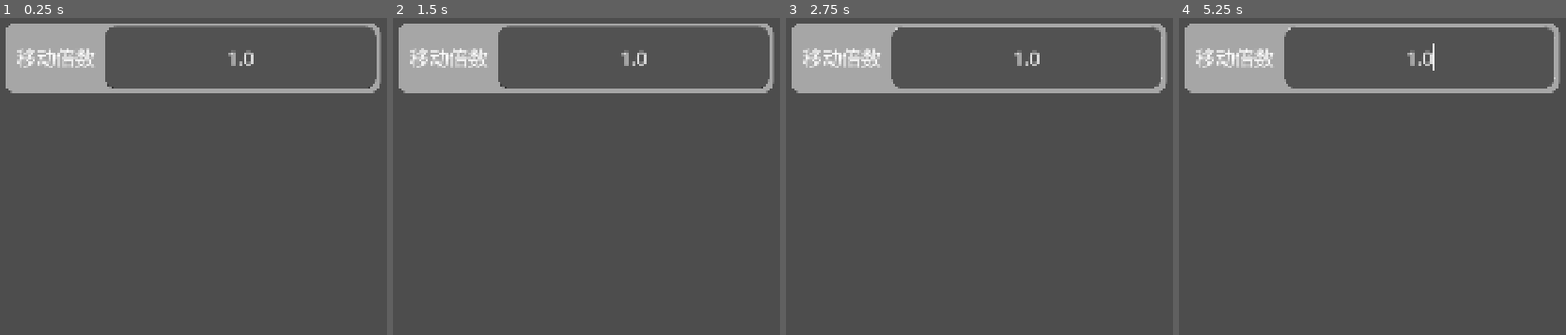
Above: before the commit, frames 1-4 (left to right).
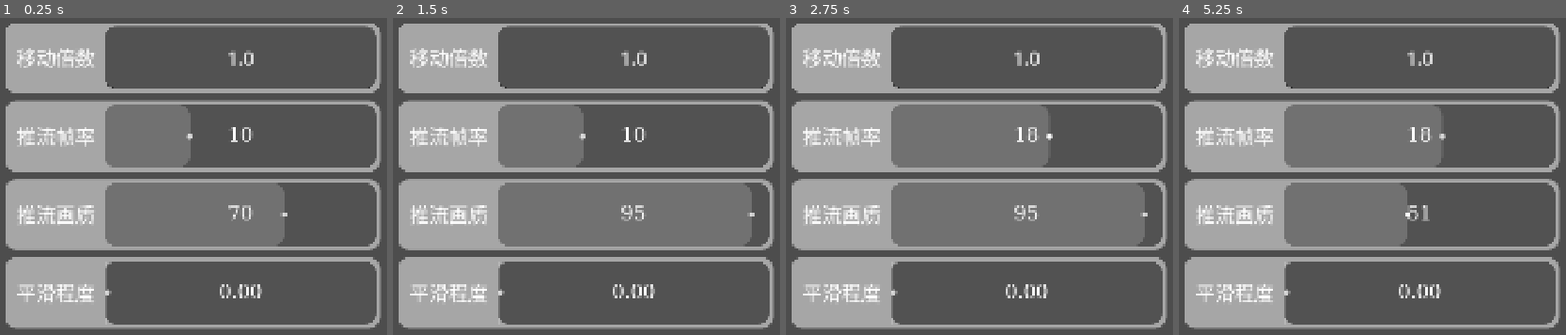
Above: after the commit, the same moments.

Repository: CantanTam/blecaco_phone
Game: Godot game, scene res://scenes/addon_set.tscn
Same seed, same stepped clock (60 frames per second), same inputs: the game is played once before the commit and once after it. This scene is started directly instead of the project's main scene.
Inputs (mouse positions are in pixels of both pictures, inside the frame that each line leads up to):
- Up to frame 1 (0.25 s): no input
- Up to frame 2 (1.5 s): tap Enter at 0.5, 0.6 s; move the mouse to (749, 192) at 0.52 s; hold Up 0.53-1.25 s; click (749, 192) at 0.67 s; tap Space at 0.77, 1.25 s; drag from (435, 236) to (547, 300) at 1.27 s
- Up to frame 3 (2.75 s): tap Enter at 2 s; move the mouse to (1053, 122) at 2.02 s; hold Up from 2.03 s (still down); tap Tab at 2.1 s; click (1053, 122) at 2.17 s
- Up to frame 4 (5.25 s): release Up at 2.75 s; tap Space at 2.75, 3.77, 4.25 s; drag from (1333, 300) to (outside the picture) at 2.77 s; tap Enter at 3.5, 5.1 s; move the mouse to (outside the picture) at 3.52 s; hold Down 3.53-4.25 s; tap Keypad Enter at 3.6 s; click (outside the picture) at 3.67 s; drag from (outside the picture) to (1260, 109) at 4.27 s; move the mouse to (1407, 214) at 5.02 s; hold Down from 5.03 s (still down); click (1407, 214) at 5.17 s

The runs differ from the first frame. In frame 1, 38% of the frame differs, in the area x 1-99%, y 25-99%; in frame 2, 42%; in frame 3, 46%, in the area x 1-99%, y 2-99%; in frame 4, 40%.

Commit message:
add slider rows for the stream fps, quality and smoothness
addon_property.py declares three values worth reaching from the phone, so
addon_set.tscn grows a row for each: 推流帧率 (1..30), 推流画质 (10..100)
and 平滑程度 (0.0..1.0). They reuse the MoveSpeedRow shape, ItemBg included,
but the value area is an HSlider instead of a SpinBox, dressed to look like
the same box: the slider stylebox carries ValueBgColor and ValueBgRadius,
and its content margins are set from the row height so the track fills the
box, with a ValueText label centred on top showing the number.

Every row description lives in one constant, SLIDER_ROWS, next to the style
constants at the top of addon_set.gd: Options key, the setting name to send
(the property name in addon_property.py), range, step and decimals. Adding a
row is one entry there plus a scene row with the same shape.

ItemPadding (20) is a new unified variable, applied as the SettingsList
separation. Dragging a slider writes the value to Options and sends it to
Blender; fps and quality are sent as ints because the addon declares them
IntProperty.

Note: setting.py only handles name == "record" today, so Blender still
ignores these three names until a handler is added there.

Also fixes a missing comma I left in options.gd when adding the three
Options keys, which broke the whole DEFAULTS dictionary.

Diff:
--- a/scenes/addon_set.tscn
+++ b/scenes/addon_set.tscn
@@ -73,6 +73,31 @@
 content_margin_right = 10.0
 content_margin_bottom = 10.0
 bg_color = Color(1, 1, 1, 0.5)
+corner_radius_top_left = 30
+corner_radius_top_right = 30
+corner_radius_bottom_right = 30
+corner_radius_bottom_left = 30
+corner_detail = 20
+
+; 滑条样式。默认值同样是「脚本没跑之前的兜底」，
+; 真正的值由 scripts/addon_set.gd 的统一样式变量写入。
+; ⚠️ slider 的 content_margin_top/bottom 决定轨道厚度：
+;    一个 StyleBoxFlat 的最小高度 = content_margin_top + content_margin_bottom，
+;    所以 80 + 80 让轨道正好撑满数值框（行高 180 - 上下各 10 的 ValuePadding = 160）。
+[sub_resource type="StyleBoxFlat" id="StyleBoxFlat_slider"]
+content_margin_top = 80.0
+content_margin_bottom = 80.0
+bg_color = Color(0.1, 0.1, 0.1, 0.6)
+corner_radius_top_left = 30
+corner_radius_top_right = 30
+corner_radius_bottom_right = 30
+corner_radius_bottom_left = 30
+corner_detail = 20
+
+[sub_resource type="StyleBoxFlat" id="StyleBoxFlat_slider_fill"]
+content_margin_top = 80.0
+content_margin_bottom = 80.0
+bg_color = Color(1, 1, 1, 0.18)
 corner_radius_top_left = 30
 corner_radius_top_right = 30
 corner_radius_bottom_right = 30
@@ -142,3 +167,145 @@
 min_value = 0.01
 value = 1.01
 alignment = 1
+
+[node name="StreamFpsRow" type="HBoxContainer" parent="SetScrollPage/SettingsList"]
+custom_minimum_size = Vector2(0, 180)
+layout_mode = 2
+
+[node name="ItemBg" type="PanelContainer" parent="SetScrollPage/SettingsList/StreamFpsRow"]
+layout_mode = 2
+size_flags_horizontal = 3
+theme_override_styles/panel = SubResource("StyleBoxFlat_itembg")
+
+[node name="RowContent" type="HBoxContainer" parent="SetScrollPage/SettingsList/StreamFpsRow/ItemBg"]
+layout_mode = 2
+size_flags_horizontal = 3
+theme_override_constants/separation = 25
+
+[node name="StreamFpsLabel" type="Label" parent="SetScrollPage/SettingsList/StreamFpsRow/ItemBg/RowContent"]
+custom_minimum_size = Vector2(220, 80)
+layout_mode = 2
+theme_override_fonts/font = SubResource("SystemFont_1n66d")
+theme_override_font_sizes/font_size = 50
+text = "推流帧率"
+horizontal_alignment = 2
+vertical_alignment = 1
+
+[node name="StreamFpsSlider" type="HSlider" parent="SetScrollPage/SettingsList/StreamFpsRow/ItemBg/RowContent"]
+layout_mode = 2
+size_flags_horizontal = 3
+theme_override_styles/slider = SubResource("StyleBoxFlat_slider")
+theme_override_styles/grabber_area = SubResource("StyleBoxFlat_slider_fill")
+theme_override_styles/grabber_area_highlight = SubResource("StyleBoxFlat_slider_fill")
+min_value = 1.0
+max_value = 30.0
+step = 1.0
+value = 10.0
+
+[node name="ValueText" type="Label" parent="SetScrollPage/SettingsList/StreamFpsRow/ItemBg/RowContent/StreamFpsSlider"]
+layout_mode = 1
+anchors_preset = 15
+anchor_right = 1.0
+anchor_bottom = 1.0
+grow_horizontal = 2
+grow_vertical = 2
+mouse_filter = 2
+theme_override_fonts/font = SubResource("SystemFont_1n66d")
+theme_override_font_sizes/font_size = 50
+text = "10"
+horizontal_alignment = 1
+vertical_alignment = 1
+
+[node name="StreamQualityRow" type="HBoxContainer" parent="SetScrollPage/SettingsList"]
+custom_minimum_size = Vector2(0, 180)
+layout_mode = 2
+
+[node name="ItemBg" type="PanelContainer" parent="SetScrollPage/SettingsList/StreamQualityRow"]
+layout_mode = 2
+size_flags_horizontal = 3
+theme_override_styles/panel = SubResource("StyleBoxFlat_itembg")
+
+[node name="RowContent" type="HBoxContainer" parent="SetScrollPage/SettingsList/StreamQualityRow/ItemBg"]
+layout_mode = 2
+size_flags_horizontal = 3
+theme_override_constants/separation = 25
+
+[node name="StreamQualityLabel" type="Label" parent="SetScrollPage/SettingsList/StreamQualityRow/ItemBg/RowContent"]
+custom_minimum_size = Vector2(220, 80)
+layout_mode = 2
+theme_override_fonts/font = SubResource("SystemFont_1n66d")
+theme_override_font_sizes/font_size = 50
+text = "推流画质"
+horizontal_alignment = 2
+vertical_alignment = 1
+
+[node name="StreamQualitySlider" type="HSlider" parent="SetScrollPage/SettingsList/StreamQualityRow/ItemBg/RowContent"]
+layout_mode = 2
+size_flags_horizontal = 3
+theme_override_styles/slider = SubResource("StyleBoxFlat_slider")
+theme_override_styles/grabber_area = SubResource("StyleBoxFlat_slider_fill")
+theme_override_styles/grabber_area_highlight = SubResource("StyleBoxFlat_slider_fill")
+min_value = 10.0
+max_value = 100.0
+step = 1.0
+value = 70.0
+
+[node name="ValueText" type="Label" parent="SetScrollPage/SettingsList/StreamQualityRow/ItemBg/RowContent/StreamQualitySlider"]
+layout_mode = 1
+anchors_preset = 15
+anchor_right = 1.0
+anchor_bottom = 1.0
+grow_horizontal = 2
+grow_vertical = 2
+mouse_filter = 2
+theme_override_fonts/font = SubResource("SystemFont_1n66d")
+theme_override_font_sizes/font_size = 50
+text = "70"
+horizontal_alignment = 1
+vertical_alignment = 1
+
+[node name="StreamSmoothRow" type="HBoxContainer" parent="SetScrollPage/SettingsList"]
+custom_minimum_size = Vector2(0, 180)
+layout_mode = 2
+
+[node name="ItemBg" type="PanelContainer" parent="SetScrollPage/SettingsList/StreamSmoothRow"]
+layout_mode = 2
+size_flags_horizontal = 3
+theme_override_styles/panel = SubResource("StyleBoxFlat_itembg")
+
+[node name="RowContent" type="HBoxContainer" parent="SetScrollPage/SettingsList/StreamSmoothRow/ItemBg"]
+layout_mode = 2
+size_flags_horizontal = 3
+theme_override_constants/separation = 25
+
+[node name="StreamSmoothLabel" type="Label" parent="SetScrollPage/SettingsList/StreamSmoothRow/ItemBg/RowContent"]
+custom_minimum_size = Vector2(220, 80)
+layout_mode = 2
+theme_override_fonts/font = SubResource("SystemFont_1n66d")
+theme_override_font_sizes/font_size = 50
+text = "平滑程度"
+horizontal_alignment = 2
+vertical_alignment = 1
+
+[node name="StreamSmoothSlider" type="HSlider" parent="SetScrollPage/SettingsList/StreamSmoothRow/ItemBg/RowContent"]
+layout_mode = 2
+size_flags_horizontal = 3
+theme_override_styles/slider = SubResource("StyleBoxFlat_slider")
+theme_override_styles/grabber_area = SubResource("StyleBoxFlat_slider_fill")
+theme_override_styles/grabber_area_highlight = SubResource("StyleBoxFlat_slider_fill")
+max_value = 1.0
+step = 0.01
+
+[node name="ValueText" type="Label" parent="SetScrollPage/SettingsList/StreamSmoothRow/ItemBg/RowContent/StreamSmoothSlider"]
+layout_mode = 1
+anchors_preset = 15
+anchor_right = 1.0
+anchor_bottom = 1.0
+grow_horizontal = 2
+grow_vertical = 2
+mouse_filter = 2
+theme_override_fonts/font = SubResource("SystemFont_1n66d")
+theme_override_font_sizes/font_size = 50
+text = "0.00"
+horizontal_alignment = 1
+vertical_alignment = 1
--- a/scripts/addon_set.gd
+++ b/scripts/addon_set.gd
@@ -31,12 +31,66 @@
 ## 数值输入框与 ItemBg 之间的内边距（px）
 const VALUE_PADDING := 10
 
+## 行与行之间的间距（px）
+const ITEM_PADDING := 20
+
+## 滑条「已选中的前半段」的颜色。
+## 只是给个视觉提示，别太抢眼，免得盖住中间的数字。
+const SLIDER_FILL_COLOR := Color(1.0, 1.0, 1.0, 0.18)
+
 ## 行背景的节点名。SettingsList 下凡是叫这个名字的 PanelContainer
 ## 都会按上面的变量套样式。
 const ITEM_BG_NAME := "ItemBg"
 
+## 数值显示 Label 的节点名（挂在滑条节点里面，居中盖在滑条上）
+const VALUE_TEXT_NAME := "ValueText"
+
+# ============================================================
+# 用滑条输入的设置行
+#
+# 每条描述一行：Options 用的键、发给 Blender 的 setting 名、取值范围。
+# key 与 setting 一一对应，setting 就是 blecaco/addon_property.py 里的属性名：
+#     fps     → props.fps      推流帧率
+#     quality → props.quality  推流画质
+#     smooth  → props.smooth   平滑程度
+#
+# ⚠️ min/max/step 必须与 addon_property.py 里声明的范围保持一致。
+# 加新行：这里补一条 + 场景里照 StreamFpsRow 的结构摆好节点即可。
+# ============================================================
+const SLIDER_ROWS := [
+	{
+		"row": "StreamFpsRow",
+		"key": "blender/fps",
+		"setting": "fps",
+		"min": 1.0,
+		"max": 30.0,
+		"step": 1.0,
+		"decimals": 0,
+	},
+	{
+		"row": "StreamQualityRow",
+		"key": "blender/quality",
+		"setting": "quality",
+		"min": 10.0,
+		"max": 100.0,
+		"step": 1.0,
+		"decimals": 0,
+	},
+	{
+		"row": "StreamSmoothRow",
+		"key": "blender/smooth",
+		"setting": "smooth",
+		"min": 0.0,
+		"max": 1.0,
+		"step": 0.01,
+		"decimals": 2,
+	},
+]
+
 
 @onready var settings_list: VBoxContainer = $SetScrollPage/SettingsList
+# 路径：AddonSet → ContentHost → Setting → ModeContainer → Main → Connection
+@onready var connection: Node = get_node_or_null("../../../../Connection")
 @onready var move_speed_spin_box: SpinBox = (
 	$SetScrollPage/SettingsList/MoveSpeedRow/ItemBg/RowContent/SpeedInput
 )
@@ -45,6 +99,7 @@
 func _ready() -> void:
 	# 先套用统一样式，再填数据
 	_apply_settings_list_style()
+	_setup_slider_rows()
 
 	# 设置允许的数值范围
 	move_speed_spin_box.min_value = 0.01
@@ -76,7 +131,13 @@
 ## 把上面那些样式变量应用到 SettingsList 下的所有行。
 ##
 ## 用「遍历 + 判名字/判类型」而不是写死路径，以后加新行不用回来改这里。
+##
+## ⚠️ 滑条（HSlider）不在这里处理：它的轨道厚度要按行高算，
+##    所以放在 _setup_slider_rows() → _style_slider()，见那边的说明。
 func _apply_settings_list_style() -> void:
+	# 行与行之间的间距
+	settings_list.add_theme_constant_override("separation", ITEM_PADDING)
+
 	for node in settings_list.find_children("*", "", true, false):
 		if node.name == ITEM_BG_NAME and node is PanelContainer:
 			_style_item_bg(node as PanelContainer)
@@ -149,3 +210,132 @@
 	style.corner_radius_top_right = radius
 	style.corner_radius_bottom_right = radius
 	style.corner_radius_bottom_left = radius
+
+
+# ============================================================
+# 用滑条输入的设置行（推流帧率 / 推流画质 / 平滑程度）
+# ============================================================
+
+
+## 按 SLIDER_ROWS 表把每一行配置好：滑条范围、初始值、数值显示，
+## 以及拖动时「存进 Options + 发给 Blender」。
+##
+## 行的结构约定（与 MoveSpeedRow 一致，只是把 SpinBox 换成 HSlider）：
+##     XxxRow / ItemBg / RowContent / (XxxLabel + XxxSlider / ValueText)
+func _setup_slider_rows() -> void:
+	for spec in SLIDER_ROWS:
+		var row := settings_list.get_node_or_null(spec["row"]) as Control
+
+		if row == null:
+			push_warning("[AddonSet] SettingsList 里找不到 %s" % spec["row"])
+			continue
+
+		var sliders := row.find_children("*", "HSlider", true, false)
+
+		if sliders.is_empty():
+			push_warning("[AddonSet] %s 里没有 HSlider" % spec["row"])
+			continue
+
+		var slider := sliders[0] as HSlider
+
+		_style_slider(slider, _row_height(row))
+
+		# 范围与初始值：初始值取 Options（没有存档时就是 DEFAULTS 里的值）
+		slider.min_value = spec["min"]
+		slider.max_value = spec["max"]
+		slider.step = spec["step"]
+		slider.value = clampf(
+			Options.get_float(spec["key"]),
+			spec["min"],
+			spec["max"]
+		)
+
+		var value_text := slider.find_child(
+			VALUE_TEXT_NAME, true, false
+		) as Label
+
+		_update_value_text(value_text, slider.value, spec["decimals"])
+
+		slider.value_changed.connect(
+			_on_slider_changed.bind(spec, value_text)
+		)
+
+
+## 滑条外观：轨道就是「和移动倍数的数值框一样的深色圆角块」，
+## 前半段填一层淡白表示当前值。
+##
+## ⚠️ 轨道的厚度由 StyleBoxFlat 的最小高度决定
+##    （最小高度 = content_margin_top + content_margin_bottom），
+##    所以要让它撑满数值框，就得把「一半的高度」写进上下 content_margin。
+func _style_slider(slider: HSlider, row_height: float) -> void:
+	var box_height := maxf(row_height - VALUE_PADDING * 2.0, 1.0)
+	var half := box_height * 0.5
+
+	for style_name in ["slider", "grabber_area", "grabber_area_highlight"]:
+		var style := slider.get_theme_stylebox(style_name)
+
+		if not (style is StyleBoxFlat):
+			continue
+
+		var flat := style as StyleBoxFlat
+
+		flat.content_margin_top = half
+		flat.content_margin_bottom = half
+		_set_corner_radius(flat, VALUE_BG_RADIUS)
+
+		if style_name == "slider":
+			flat.bg_color = VALUE_BG_COLOR
+		else:
+			flat.bg_color = SLIDER_FILL_COLOR
+
+
+## 行高。约定：行容器（StreamFpsRow / MoveSpeedRow …）的
+## custom_minimum_size.y 就是行高。
+func _row_height(row: Control) -> float:
+	if row.custom_minimum_size.y > 0.0:
+		return row.custom_minimum_size.y
+
+	# 没设最小值时的兜底
+	return 180.0
+
+
+## 拖动滑条时：更新数字显示 → 存进 Options → 告诉 Blender。
+func _on_slider_changed(
+	value: float,
+	spec: Dictionary,
+	value_text: Label
+) -> void:
+	_update_value_text(value_text, value, spec["decimals"])
+
+	# 本机保存，下次打开还是这个值
+	Options.set_value(spec["key"], value)
+
+	# ⚠️ fps / quality 在 Blender 那边是 IntProperty，必须发整数，
+	#    发浮点会被拒绝赋值。
+	var payload: Variant = value
+
+	if spec["decimals"] == 0:
+		payload = int(round(value))
+
+	if connection == null:
+		push_warning(
+			"[AddonSet] 找不到 Connection，%s 没能发给 Blender"
+			% spec["setting"]
+		)
+		return
+
+	# setting 名 = blecaco/addon_property.py 里的属性名
+	connection.call("send_setting", spec["setting"], payload)
+
+
+func _update_value_text(label: Label, value: float, decimals: int) -> void:
+	if label == null:
+		return
+
+	if decimals <= 0:
+		label.text = str(int(round(value)))
+		return
+
+	# ⚠️ 用 "%.2f" 这种固定小数位，别用 String.num()：
+	#    后者不会补零（0 会显示成 "0.0" 而不是 "0.00"）。
+	label.text = ("%." + str(decimals) + "f") % value
--- a/scripts/options.gd
+++ b/scripts/options.gd
@@ -75,7 +75,20 @@
 	# ------------------------------------------------------------
 	"blur_mask/opacity": 0.7,   # 半透明程度 0.0~1.0（0=完全透出画面，1=完全被遮罩色盖住）
 	"blur_mask/radius": 50,    # 模糊半径，单位「屏幕像素」（0=不糊，越大越糊）
-	"blur_mask/ring_taps": 2     # 模糊采样圈数 1~4（越大越平滑也越费，手机建议 2）
+	"blur_mask/ring_taps": 2,    # 模糊采样圈数 1~4（越大越平滑也越费，手机建议 2）
+	# ------------------------------------------------------------
+	# 推流参数（addon_set.tscn 里三根滑条写入）
+	#
+	# 与 Blender 插件 blecaco/addon_property.py 里的属性一一同名：
+	#     fps     → props.fps      推流帧率   1 ~ 30
+	#     quality → props.quality  推流画质   10 ~ 100
+	#     smooth  → props.smooth   平滑程度   0.0 ~ 1.0
+	# 拖动滑条时同时做两件事：存进这里 + 用 setting 消息发给 Blender。
+	# ⚠️ 这边的范围要和 addon_property.py 里声明的保持一致。
+	# ------------------------------------------------------------
+	"blender/fps": 10.0,
+	"blender/quality": 70.0,
+	"blender/smooth": 0.0
 }
 
 # 运行期的实际取值（_load 时以 DEFAULTS 为底，再用存档覆盖）
@@ -195,15 +208,18 @@
 	for a_key in DEFAULTS.keys():
 		var parts: PackedStringArray = str(a_key).split("/", true, 1)
 
-		if parts.size() != 2:
-			push_warning("[Options] 非法 key（应为 section/name）：" + a_key)
-			continue
-
-		_values[a_key] = config.get_value(
-			parts[0],
-			parts[1],
-			DEFAULTS[a_key]
-		)
+		if parts.size() == 2:
+			_values[a_key] = config.get_value(
+				parts[0],
+				parts[1],
+				DEFAULTS[a_key]
+			)
+		else:
+			_values[a_key] = config.get_value(
+				"general",
+				str(a_key),
+				DEFAULTS[a_key]
+			)
 
 
 func save() -> void:
@@ -212,10 +228,10 @@
 	for a_key in _values.keys():
 		var parts: PackedStringArray = str(a_key).split("/", true, 1)
 
-		if parts.size() != 2:
-			continue
-
-		config.set_value(parts[0], parts[1], _values[a_key])
+		if parts.size() == 2:
+			config.set_value(parts[0], parts[1], _values[a_key])
+		else:
+			config.set_value("general", str(a_key), _values[a_key])
 
 	var error := config.save(CONFIG_FILE)
 
